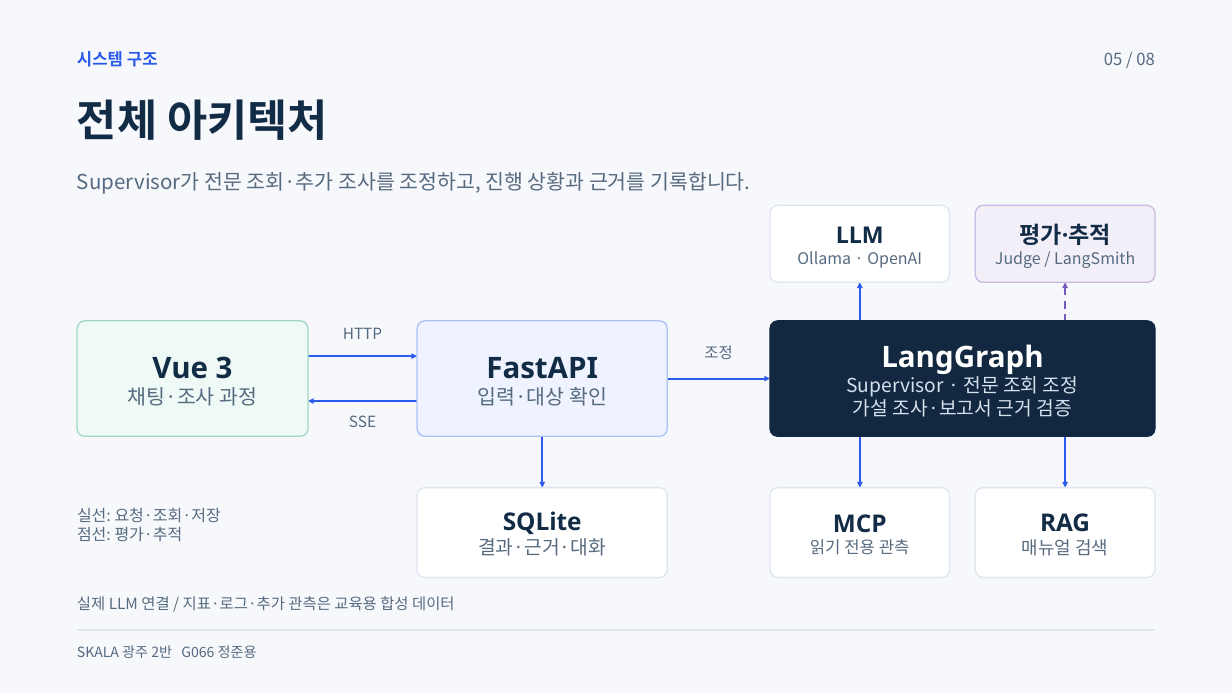
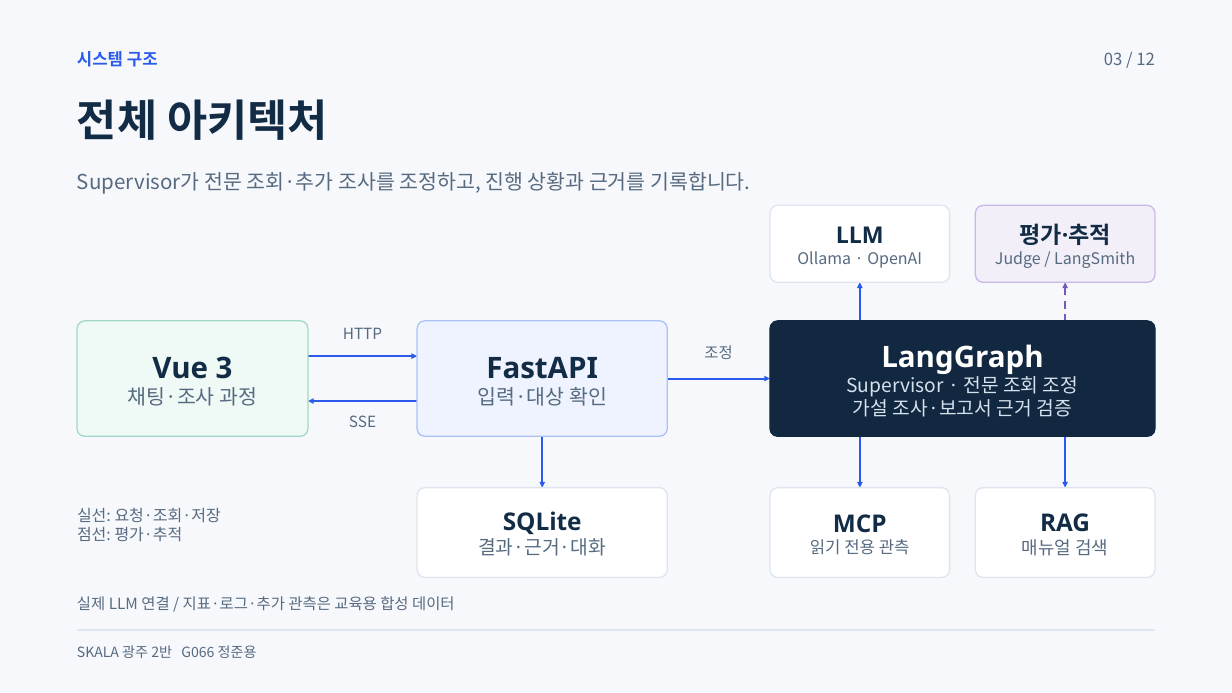
Before and after one commit to beshurl/skala-ai-mini-project, a slide deck: slide 3 of doc/presentation/운영진단_에이전트_5분발표.pptx (slide 5 before the commit). Drawn at 1232x693 pixels with LibreOffice and Linux fonts; fonts in the diff are those of the drawing. Boxes give left, top, right and bottom in pixels: in the first picture for what was removed or moved away, otherwise in the second. Text is boxed around its words. In the diff, an @@ line names an element or a change of style, - is before the commit and + after.

```diff
--- a/doc/presentation/운영진단_에이전트_5분발표.pptx
+++ b/doc/presentation/운영진단_에이전트_5분발표.pptx
@@ text at <box>1104,52,1155,65</box>: text changed @@
-05 / 08
+03 / 12
```
Also in this commit, not shown: 6 other slides changed, 4 slides added, 7 other files.
